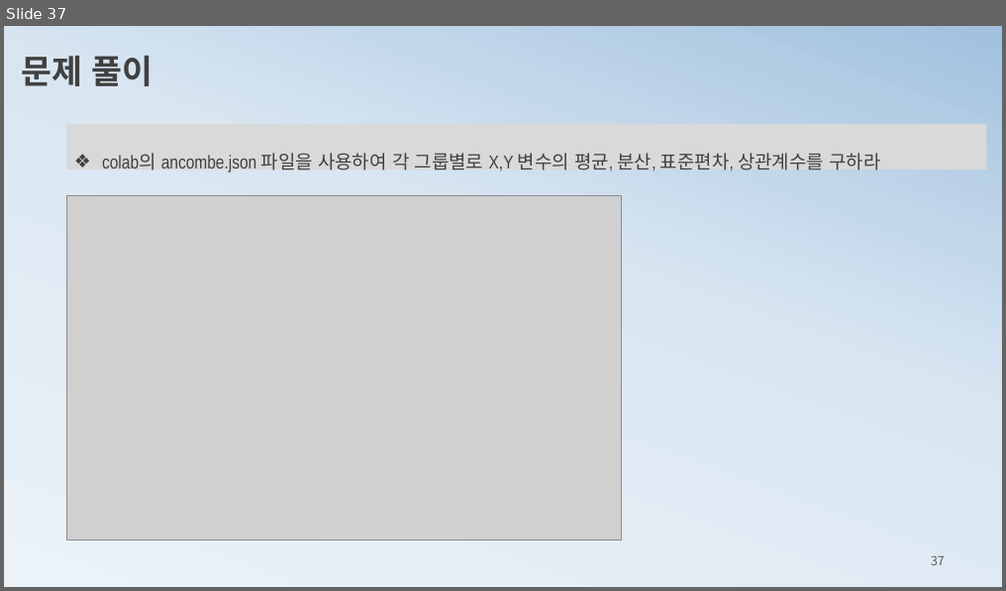
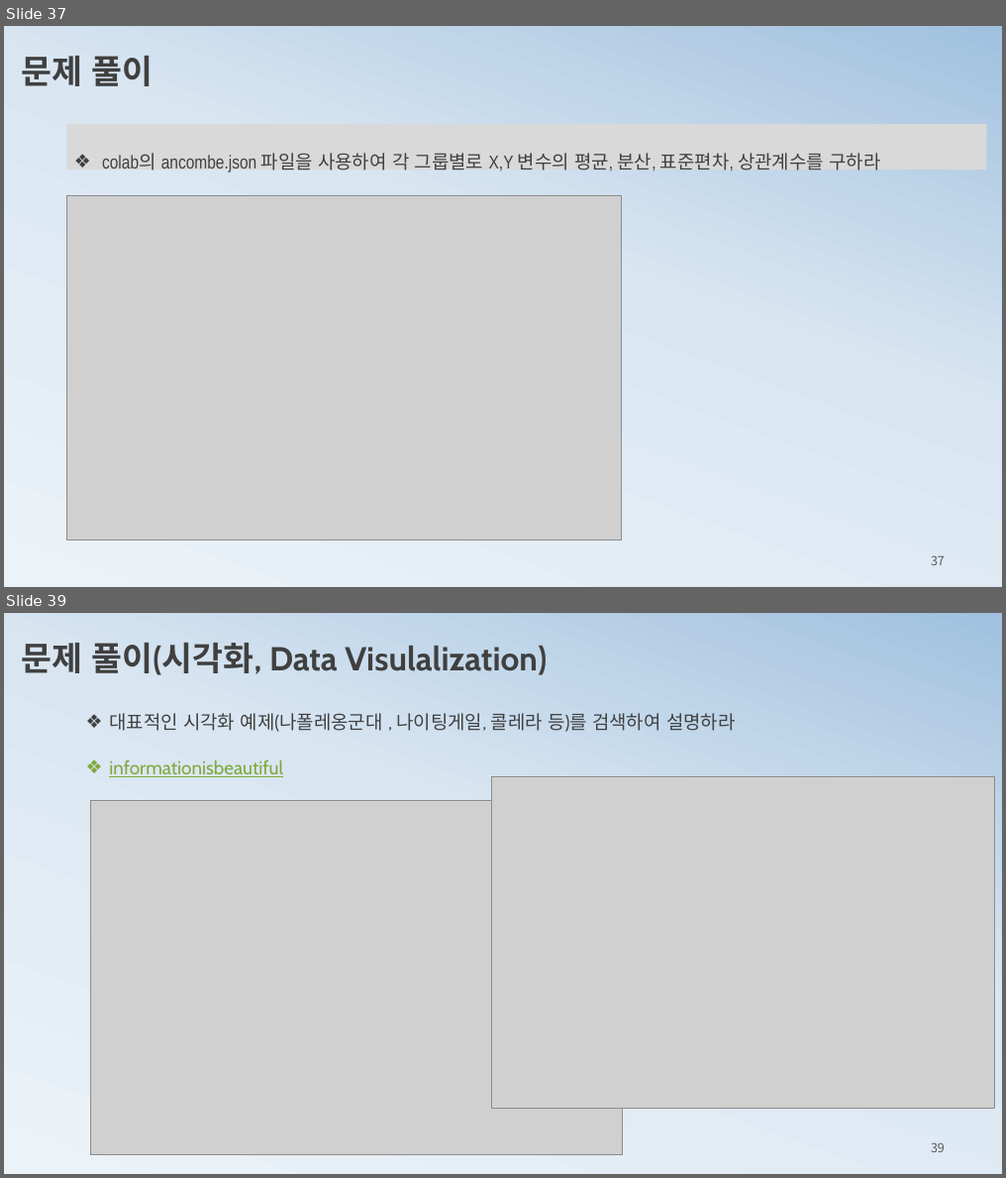
Before and after one commit to ancestor9/mathematics-for-machine-learning, a slide deck: 1_statistics for machine learning.pptx. Shown one above the other, each under a label of ours: slide 37 before the commit, slides 37 and 39 after it; the slides between them are not shown. The pictures are 1006x591 and 1006x1178 pixels, drawn with LibreOffice and Linux fonts; fonts in the diff are those of the drawing; grey boxes stand for pictures. Boxes give left, top, right and bottom in pixels: in the first picture for what was removed or moved away, otherwise in the second. Text is boxed around its words. In the diff, an @@ line names an element or a change of style, - is before the commit and + after.

```diff
--- a/1_statistics for machine learning.pptx
+++ b/1_statistics for machine learning.pptx
@@ slide 39 added at box(4, 613, 1002, 1174), background gradient #ECF3F8 to #D9E6F2 to #A1C1DE @@
@@ text added at box(21, 643, 547, 675), 32 pt, text #404040, bold @@
+문제 풀이(시각화, Data Visulalization)
@@ text added at box(109, 713, 736, 777), 18 pt, text #404040 @@
+❖ 대표적인 시각화 예제(나폴레옹군대 , 나이팅게일, 콜레라 등)를 검색하여 설명하라
+❖ informationisbeautiful
@@ picture added at box(491, 777, 995, 1109) @@
@@ picture added at box(90, 801, 622, 1155) @@
@@ page number added at box(931, 1143, 944, 1153), 12 pt, text #595959 @@
+39
```
Also in this commit, not shown: 2 other slides added, 1 slide removed.
